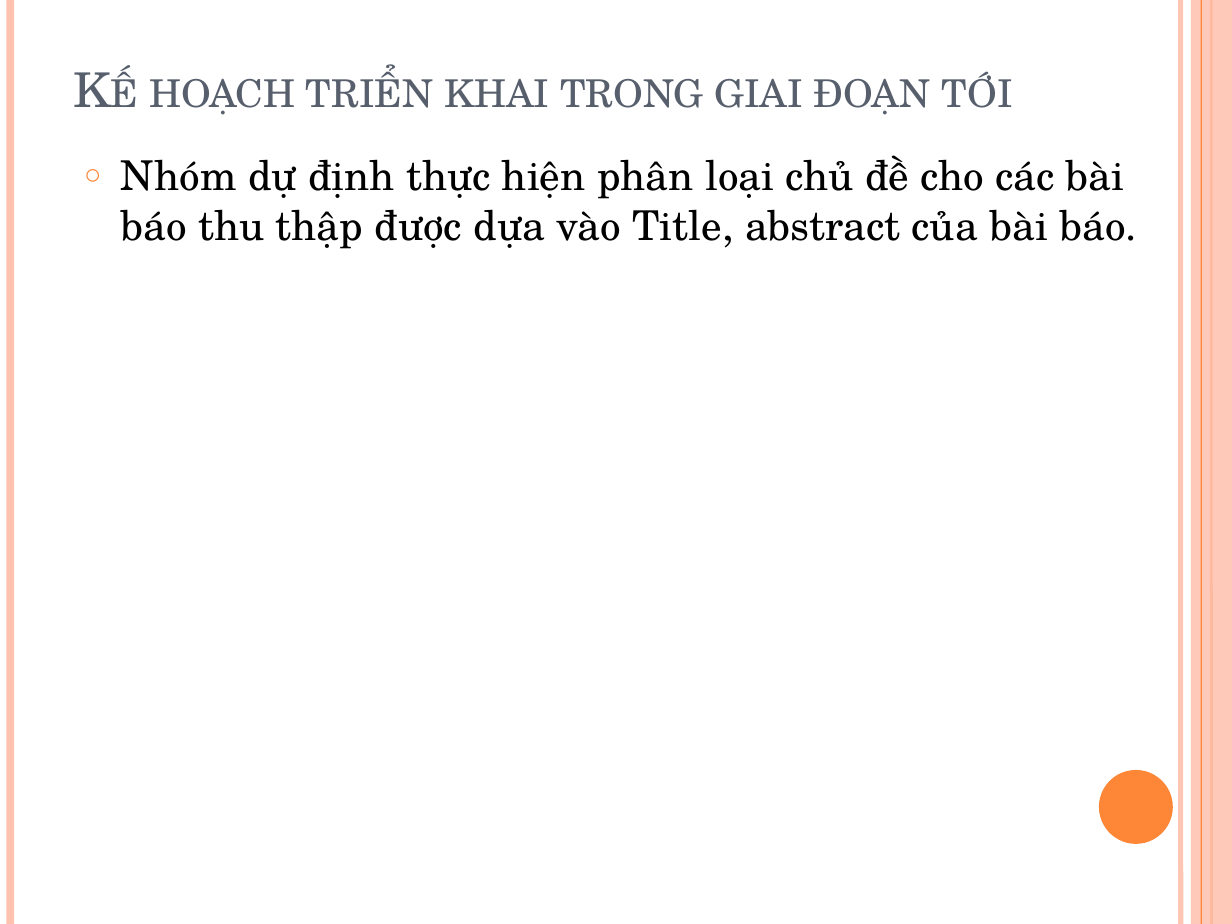
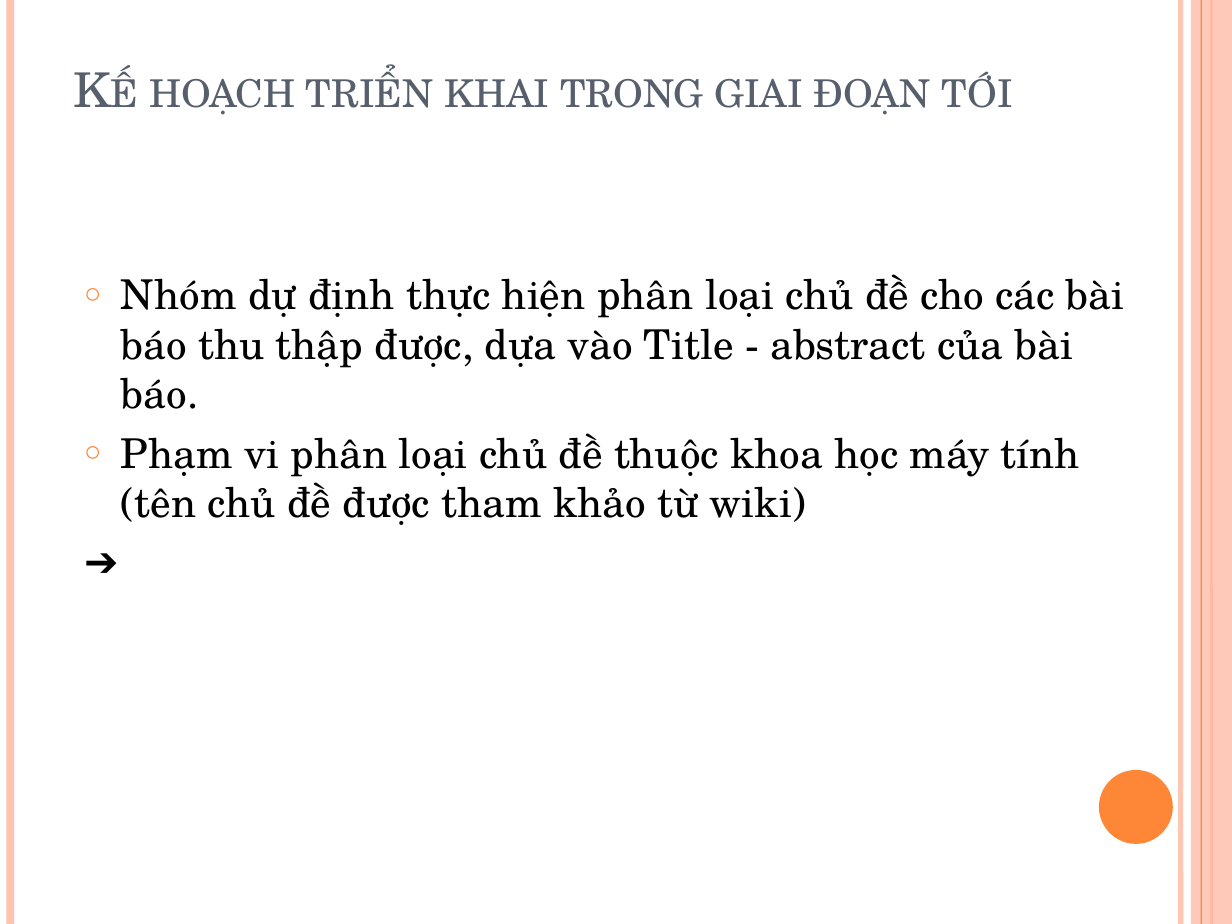
Before and after one commit to tiendv/detaitotnghiep, a slide deck: slide 20 of Report/Baocao 3-12.pptx (slide 21 before the commit). Drawn at 1232x924 pixels with LibreOffice and Linux fonts; fonts in the diff are those of the drawing. Boxes give left, top, right and bottom in pixels: in the first picture for what was removed or moved away, otherwise in the second. Text is boxed around its words. In the diff, an @@ line names an element or a change of style, - is before the commit and + after.

```diff
--- a/Report/Baocao 3-12.pptx
+++ b/Report/Baocao 3-12.pptx
@@ text at (x1=121, y1=274, x2=1125, y2=525): text changed @@
-○ Nhóm dự định thực hiện phân loại chủ đề cho các bài báo thu thập được dựa vào Title, abstract của bài báo.
+○ Nhóm dự định thực hiện phân loại chủ đề cho các bài báo thu thập được, dựa vào Title - abstract của bài báo.
+○ Phạm vi phân loại chủ đề thuộc khoa học máy tính (tên chủ đề được tham khảo từ wiki)
+➔
```
Also in this commit, not shown: 7 other slides changed, 3 slides added, 1 slide removed.
